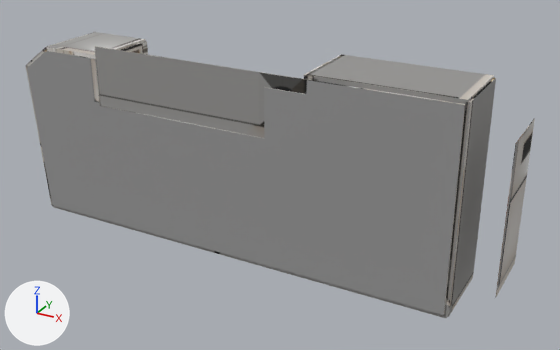
An edit to the OBJ model swarm/assets/maps/custom/office/office_shell.obj, drawn before and after from the same camera.
The view is the same before and after, from a 50 mm camera at (23.94, -25.55, 15.15) aimed at (10.61, -1.32, 3.03). The axes (+X, +Y, +Z) are drawn at lower left. The lights are the same throughout. The older version comes first. Where no turn or scale is listed for an object, it has been applied to the vertices. Vertices at exactly the same position are counted once.

Script lines for the objects in view, before the commit:
```python
me_bake_shell = bpy.data.meshes.new('BAKE_shell')
me_bake_shell.from_pydata(...)  # 550 vertices, 419 faces; spans x -0.6..19.6, y -3.1..0.0, z -0.2..7.8
me_bake_shell.materials.append(mat_exp_shell)  # picture img_atlas_shell_jpg
ob_bake_shell = bpy.data.objects.new('BAKE_shell', me_bake_shell)
ob_bake_shell.location = (0.0, 0.0, 0.0)
```
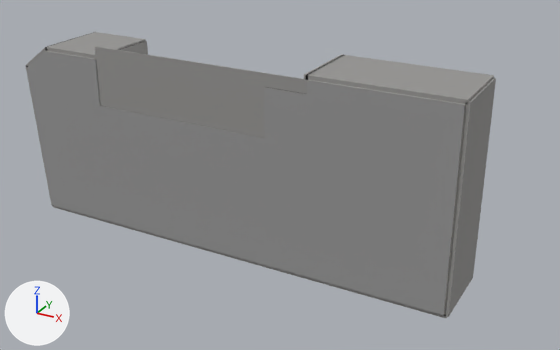
What differs and where, as boxes [x1, y1, x2, y2] in the pictures (560 x 350 px):
'BAKE_shell', reshaped (8% narrower): before [26, 32, 535, 318]; after [26, 32, 496, 318]
part 1 of me_bake_shell, deleted: before [495, 118, 535, 298]
part 2 of me_bake_shell, surface changed: [26, 33, 496, 318] in both

Edits to the bpy script that builds the scene:
```text
Change me_bake_shell:
    used by ob_bake_shell; location = (0.0, 0.0, 0.0)
    remove me_bake_shell.from_pydata(...)  # 550 vertices, 419 faces; spans x -0.6..19.6, y -3.1..0.0, z -0.2..7.8
    add me_bake_shell.from_pydata(...)  # 534 vertices, 407 faces; spans x -0.6..18.2, y -3.1..0.0, z -0.2..7.8
    me_bake_shell part 1: the loose piece of 8 vertices spanning x 19.6, y -2.8..-0.2, z 1.0..6.6 is deleted
    me_bake_shell part 2: 357 kept faces spanning x -0.6..18.2, y -3.1..0.0, z -0.2..7.8 get new texture (UV) coordinates
    other edits to the shape of me_bake_shell do not show in these pictures
```
